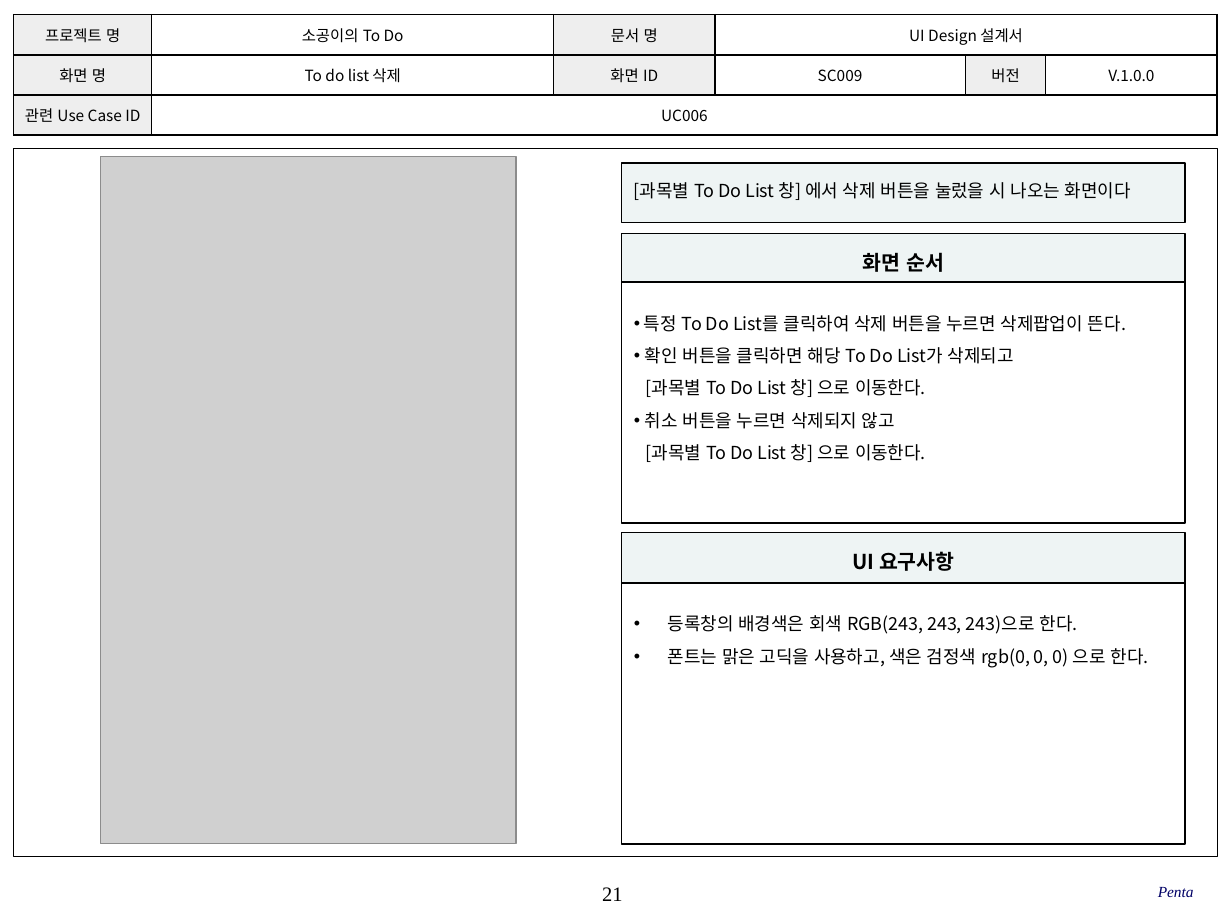
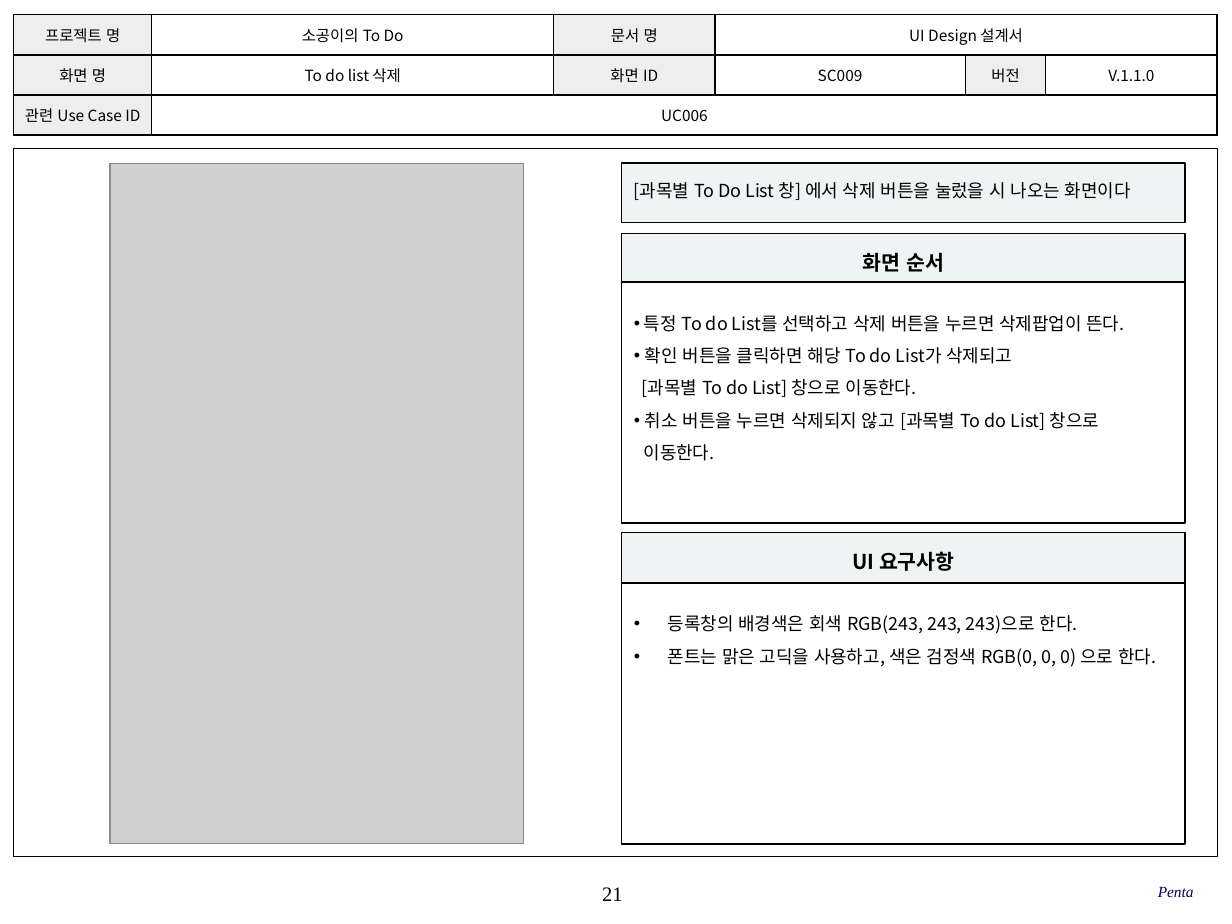
Before and after one commit to SE-admin/SE2017_5_mixharmony, a slide deck: slide 21 of doc/3_ 설계서/UI Design_05_penta.pptx. Drawn at 1232x924 pixels with LibreOffice and Linux fonts; fonts in the diff are those of the drawing; grey boxes stand for pictures; background and template pictures are left out. Boxes give left, top, right and bottom in pixels: in the first picture for what was removed or moved away, otherwise in the second. Text is boxed around its words. In the diff, an @@ line names an element or a change of style, - is before the commit and + after.

```diff
--- a/doc/3_ 설계서/UI Design_05_penta.pptx
+++ b/doc/3_ 설계서/UI Design_05_penta.pptx
@@ table at (x1=14, y1=15, x2=1216, y2=136) @@
-row 2, column 6: V.1.0.0
+row 2, column 6: V.1.1.0
@@ picture resized from (x1=101, y1=156, x2=516, y2=844) to (x1=110, y1=163, x2=524, y2=843) @@
@@ text in rectangle at (x1=642, y1=315, x2=1125, y2=461): text changed @@
-• 특정 To Do List를 클릭하여 삭제 버튼을 누르면 삭제팝업이 뜬다.
-• 확인 버튼을 클릭하면 해당 To Do List가 삭제되고
-[과목별 To Do List 창] 으로 이동한다.
-• 취소 버튼을 누르면 삭제되지 않고
-[과목별 To Do List 창] 으로 이동한다.
+• 특정 To do List를 선택하고 삭제 버튼을 누르면 삭제팝업이 뜬다.
+• 확인 버튼을 클릭하면 해당 To do List가 삭제되고
+[과목별 To do List] 창으로 이동한다.
+• 취소 버튼을 누르면 삭제되지 않고 [과목별 To do List] 창으로
+이동한다.
@@ text in rectangle at (x1=668, y1=648, x2=1156, y2=667): text changed @@
-• 폰트는 맑은 고딕을 사용하고, 색은 검정색 rgb(0, 0, 0) 으로 한다.
+• 폰트는 맑은 고딕을 사용하고, 색은 검정색 RGB(0, 0, 0) 으로 한다.
```
Also in this commit, not shown: 32 other slides changed, 4 slides added.
